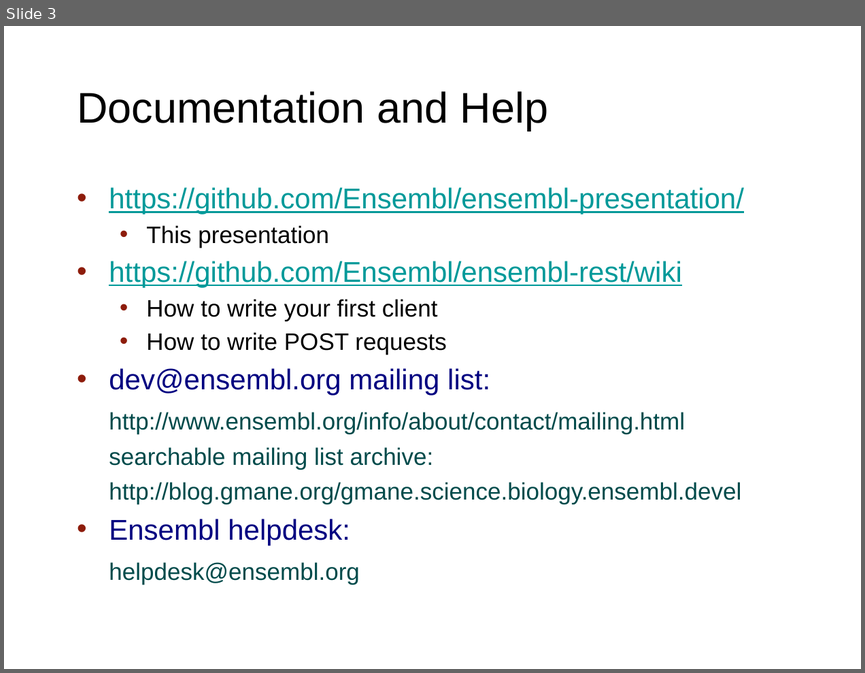
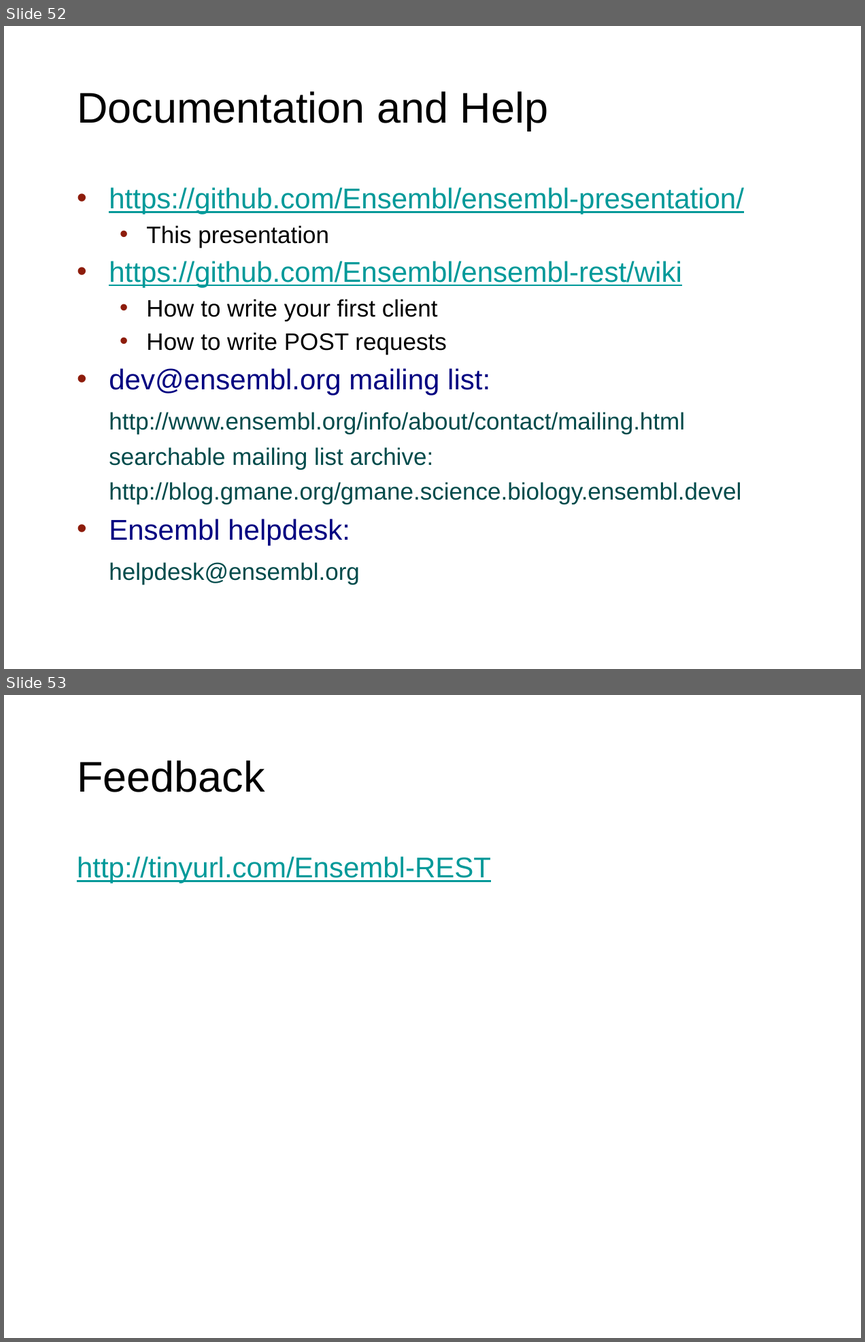
Before and after one commit to Ensembl/ensembl-presentation, a slide deck: API/REST/REST_bitesized.pptx. Shown one above the other, each under a label of ours: slide 3 before the commit, slides 52 and 53 after it. The pictures are 865x673 and 865x1342 pixels, drawn with LibreOffice and Linux fonts; fonts in the diff are those of the drawing; background and template pictures are left out. Boxes give left, top, right and bottom in pixels: in the first picture for what was removed or moved away, otherwise in the second. Text is boxed around its words. In the diff, an @@ line names an element or a change of style, - is before the commit and + after.

```diff
--- a/API/REST/REST_bitesized.pptx
+++ b/API/REST/REST_bitesized.pptx
@@ slide 53 added at [4, 695, 861, 1338], background #FFFFFF @@
@@ title added at [77, 760, 265, 792], 36 pt, text #000000 @@
+Feedback
@@ text added at [77, 856, 491, 883], 24 pt, text #009999, underline @@
+http://tinyurl.com/Ensembl-REST
@@ what was slide 3 is now slide 52 @@
```
Also in this commit, not shown: 1 other slide added, 1 other file.
